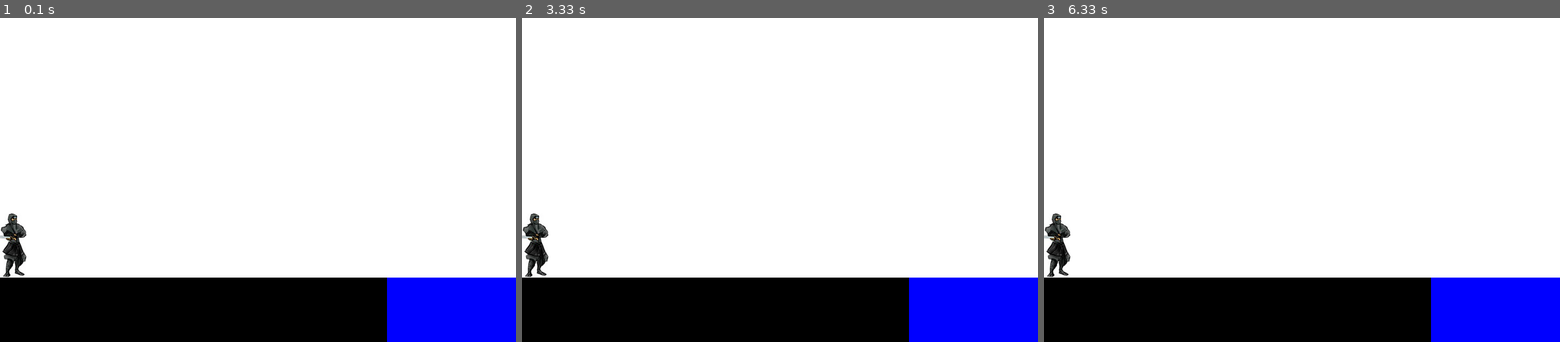
Above: before the commit, frames 1-3 (left to right).
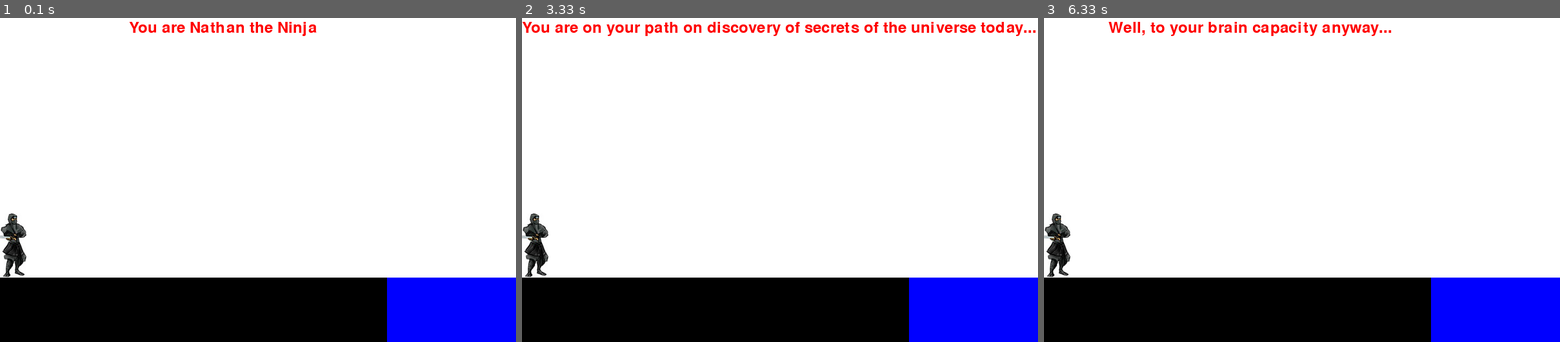
Above: after the commit, the same moments.

Repository: Ahmad-Shafique/Python-Problem-Solving
Game: pygame game, started from PyGame/test2.py
The game is run twice, just before and just after one commit, with the same random seed, the same clock (stepped at 60 frames per second) and the same inputs.
Inputs:
- Up to frame 1 (0.1 s): no input
- Up to frame 2 (3.33 s): no input
- Up to frame 3 (6.33 s): no input

The runs differ from the first frame. In frame 1, 0.6% of the frame differs, in the area x 25-62%, y 1-6%; in frame 2, 1.5%, in the area x 0-100%, y 1-6%; in frame 3, 0.8%.

Commit message:
completed level one

Diff:
--- a/PyGame/test2.py
+++ b/PyGame/test2.py
@@ -3,6 +3,7 @@
 import sys
 import math
 import pygame
+import time
 
 
 red = (255,0,0)
@@ -55,7 +56,7 @@
         elif not pygame.font: print('Warning! Font not available!!!')
         else:
             font = pygame.font.Font(None, 36)
-            text = font.render(string, 1, (10, 10, 10))
+            text = font.render(string, 1, red)
             if coords is None:
                 coords = text.get_rect(centerx=GlobalVariables.main_screen.get_width()/2)
             GlobalVariables.main_screen.blit(text, coords)
@@ -80,6 +81,29 @@
         ImageBlitFunction('m2.png',(GlobalVariables.characterPosition[0],ConvertYCoordinate(GlobalVariables.characterPosition[1])))
     pygame.display.update()
 
+def LevelOneIntro():
+    DrawLevelOne()
+    WriteOnScreen('You are Nathan the Ninja',(200,100))
+    time.sleep(3)
+    DrawLevelOne()
+    WriteOnScreen('You are on your path on discovery of secrets of the universe today...',(0,100))
+    time.sleep(3)
+    DrawLevelOne()
+    WriteOnScreen('Well, to your brain capacity anyway...',(100,100))
+    time.sleep(3)
+    return
+
+def LevelOneEnding():
+    DrawLevelOne()
+    WriteOnScreen('Nathan needs to cross the water body',(200,100))
+    time.sleep(3)
+    DrawLevelOne()
+    WriteOnScreen('He just realised that for every move',(100,100))
+    WriteOnScreen('He had to calculate amount of energy and vector  needed',(0,150))
+    WriteOnScreen('And apply as much',(200,200))
+    time.sleep(3)
+    return
+
 def LevelOne():
     while True:
         clock.tick(60)
@@ -93,7 +117,8 @@
             elif event.type == pygame.KEYDOWN and (event.key == ord('d') or event.key == ord('D') or event.key == pygame.K_RIGHT):
                 if GlobalVariables.characterPosition[0] >=550:
                     GlobalVariables.success = True
-                    print("Go to level one ")
+                    GlobalVariables.current_level = 2
+                    return
                 else:
                     GlobalVariables.characterPosition[0] += 20
                     ChangeCharacter()
@@ -123,7 +148,9 @@
 
 while GlobalVariables.success == True:
     if GlobalVariables.current_level == 1:
+        LevelOneIntro()
         LevelOne()
+        LevelOneEnding()
         GlobalVariables.success = False
     elif GlobalVariables.current_level == 2:
         LevelTwo = None
@@ -131,4 +158,5 @@
     elif GlobalVariables.current_level == 3:
         LevelThree = None
         GlobalVariables.success = False
+
 pygame.display.update()
